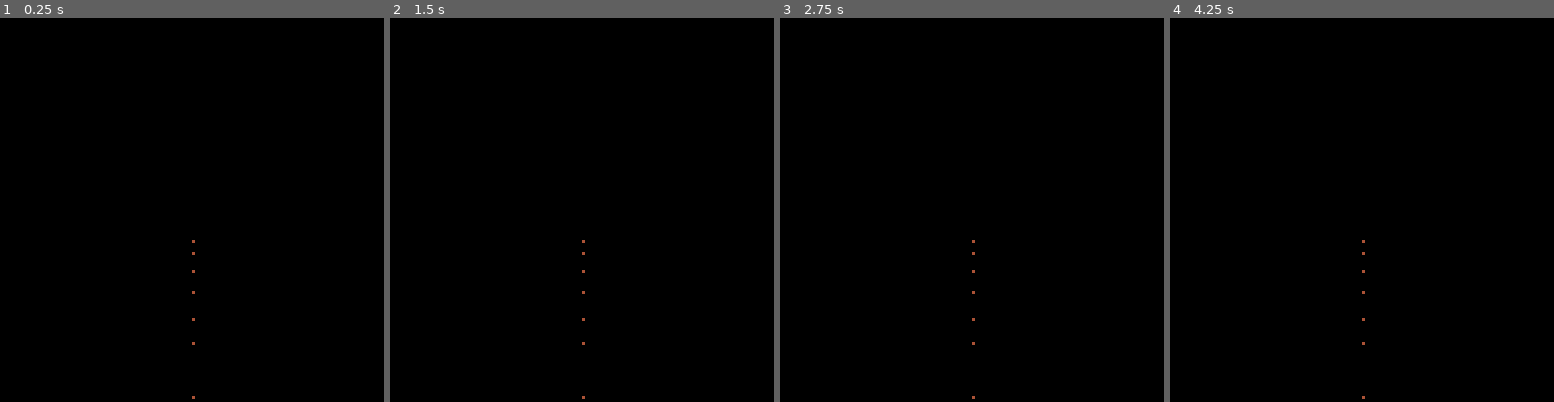
Above: before the commit, frames 1-4 (left to right).
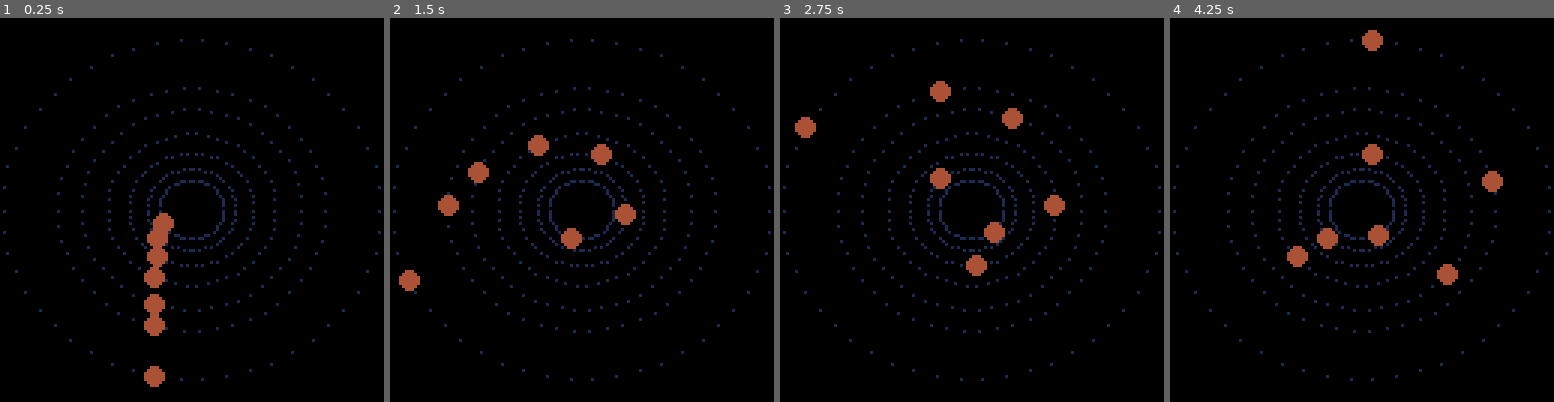
Above: after the commit, the same moments.

Repository: asophila/pico8games
Game: PICO-8 cartridge trappist.p8
The game is run twice, just before and just after one commit, with the same random seed, the same clock (stepped at 60 frames per second) and the same inputs.
Inputs:
- Up to frame 1 (0.25 s): no input
- Up to frame 2 (1.5 s): no input
- Up to frame 3 (2.75 s): no input
- Up to frame 4 (4.25 s): no input

The runs differ from the first frame. In frame 1, 3.6% of the frame differs, in the area x 0-100%, y 5-100%; in frame 2, 3.6%; in frame 3, 3.6%; in frame 4, 3.7%, in the area x 0-100%, y 3-100%.

Commit message:
Orbitas correctas

Diff:
--- a/trappist.p8
+++ b/trappist.p8
@@ -21,6 +21,8 @@
 
 rtc=0
 zoom=100
+speed=8
+offy=0.9
 
 function _init()
 
@@ -28,21 +30,24 @@
 
 
 function _update()
- rtc+=rtc
-end
-
-function draw_planet(p)
-
+ rtc=rtc+1
+
+end
+
+function draw_planet(letra,dist)
+ local ld=dist*1000
+ local c=(1/dist)/(500*speed)
+ local t=(rtc*c)%100
+ --print(t)
+ circfill(cx+ld*sin(t),cy+ld*cos(t)*offy,3,4)
 end
 
 function draw_orbit(letra,dist)
--- circ(cx,cy,dist*1000,5)
  local ld=dist*1000
  local c
- for c=1,360 do
-  pset(cx+ld*sin(c),cy+ld*cos(c),4)
+ for c=1,100,2 do
+  pset(cx+ld*sin(c/100),cy+ld*cos(c/100)*offy,1)
  end
- --print(letra..":"..dist*1000)
 end
 
 function _draw()
@@ -50,14 +55,17 @@
   for k,v in pairs(planets) do
     draw_orbit(k,v.dist)
   end
+  for k,v in pairs(planets) do
+    draw_planet(k,v.dist)
+  end
 end
 __gfx__
 00000000000000000000000000000000000000000000000000000000000000000000000000000000000000000000000000000000000000000000000000000000
-00000000000000000000000000000000000000000000000000000000000000000000000000000000000000000000000000000000000000000000000000000000
-00700700000000000000000000000000000000000000000000000000000000000000000000000000000000000000000000000000000000000000000000000000
-00077000000000000000000000000000000000000000000000000000000000000000000000000000000000000000000000000000000000000000000000000000
-00077000000000000000000000000000000000000000000000000000000000000000000000000000000000000000000000000000000000000000000000000000
-00700700000000000000000000000000000000000000000000000000000000000000000000000000000000000000000000000000000000000000000000000000
+0000000000bbbb000000000000000000000000000000000000000000000000000000000000000000000000000000000000000000000000000000000000000000
+007007000bbbbbb00000000000000000000000000000000000000000000000000000000000000000000000000000000000000000000000000000000000000000
+000770000bbbbbb00000000000000000000000000000000000000000000000000000000000000000000000000000000000000000000000000000000000000000
+000770000bbbbbb00000000000000000000000000000000000000000000000000000000000000000000000000000000000000000000000000000000000000000
+0070070000bbbb000000000000000000000000000000000000000000000000000000000000000000000000000000000000000000000000000000000000000000
 00000000000000000000000000000000000000000000000000000000000000000000000000000000000000000000000000000000000000000000000000000000
 00000000000000000000000000000000000000000000000000000000000000000000000000000000000000000000000000000000000000000000000000000000
 00000000000000000000000000000000000000000000000000000000000000000000000000000000000000000000000000000000000000000000000000000000
